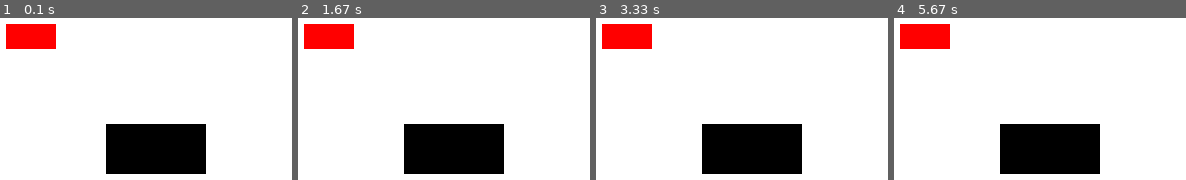
Above: before the commit, frames 1-4 (left to right).
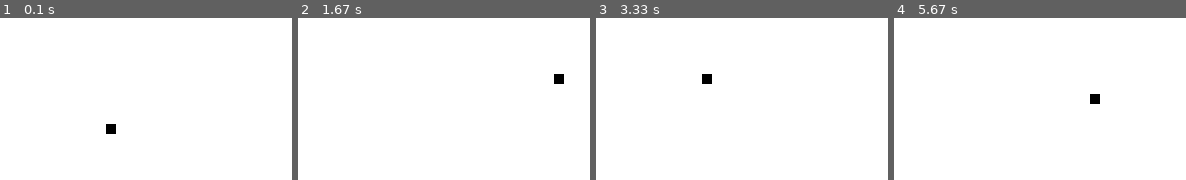
Above: after the commit, the same moments.

Repository: nikGar456/More-Pygame
Game: pygame game, started from SnakeGame.py
Two runs of this game, one before a commit and one after it. Both use one fixed random seed, a clock stepped at 60 frames per second and the inputs below.
Inputs:
- Up to frame 1 (0.1 s): no input
- Up to frame 2 (1.67 s): hold Right 0.33-0.8 s; hold Up 0.83-1.13 s; hold Right 1.17-1.63 s
- Up to frame 3 (3.33 s): hold Left 1.67-2.2 s; hold Down 2.23-2.53 s; hold Left 2.57-2.97 s; hold Up from 3 s (still down)
- Up to frame 4 (5.67 s): release Up at 3.37 s; hold Right 3.4-4.03 s; hold Down 4.07-4.43 s; hold Left 4.47-4.93 s; hold Right 4.97-5.43 s; hold Up from 5.47 s (still down)

The runs differ from the first frame. In frame 1, 13% of the frame differs, in the area x 2-71%, y 3-97%; in frame 2, 13%, in the area x 2-92%, y 3-97%; in frame 3, 13%; in frame 4, 13%.

Commit message:
Update SnakeGame.py
20/Feb

Diff:
--- a/SnakeGame.py
+++ b/SnakeGame.py
@@ -1,8 +1,8 @@
 """
 PyGAME: It is like Turtle but much bigger.
 https://www.pygame.org/
+"""
 
-"""
 import pygame as pg
 import time
 
@@ -13,8 +13,11 @@
 black = (0, 0, 0)
 red = (255, 0, 0)
 
+"""Here we define variables"""
+width, height = 500, 500
+block_size = 10
+
 """Canvas or a screen"""
-width, height = 500, 500
 screen = pg.display.set_mode([width, height])
 pg.display.set_caption("hello")
 
@@ -22,19 +25,61 @@
 pg.display.update()
 
 gameExit = False
+snake_x = width/2
+snake_y = height/2
+snake_x_change = 0
+snake_y_change = 0
+
+# FPS - Frames Per Seconds
+fps = 15
+clock = pg.time.Clock()
 
 while not gameExit:
     for event in pg.event.get():
-        print(event)
+        # print(event)
         """Lets add an event handler for quiting the window"""
         if event.type == pg.QUIT:
             gameExit = True
+        """ This is listening to KEYDOWN event"""
+        if event.type == pg.KEYDOWN:
+            # print("key pressed")
+            if event.key == pg.K_LEFT:
+                snake_x_change = -10
+                snake_y_change = 0
+            if event.key == pg.K_RIGHT:
+                snake_x_change = 10
+                snake_y_change = 0
+            if event.key == pg.K_UP:
+                snake_y_change = -10
+                snake_x_change = 0
+            if event.key == pg.K_DOWN:
+                snake_y_change = 10
+                snake_x_change = 0
 
-        screen.fill(white)
-        """Draw a rectangle here"""
-        pg.draw.rect(screen, red, (150, 150, 50, 25))
-        pg.draw.rect(screen, black, (250, 250, 100, 50))
-        pg.display.update()
+
+    snake_x += snake_x_change
+    snake_y += snake_y_change
+    print(snake_x, snake_y)
+
+    """Add the code to detect the walls"""
+    if snake_x > width or snake_x < 0 or snake_y > height or snake_y < 0:
+        gameExit = True
+
+
+    screen.fill(white)
+    """Draw a rectangle here"""
+    # pg.draw.rect(screen, red, (150, 150, 50, 25))
+    pg.draw.rect(screen, black, (snake_x, snake_y, block_size, block_size))
+    pg.display.update()
+    clock.tick(fps)
+
+
+font = pg.font.Font(None, 34)
+text = font.render("Game Over", True, red, black)
+screen.blit(text, (200, 200))
+pg.display.update()
+
+time.sleep(2)
 
 pg.quit()
 quit()
